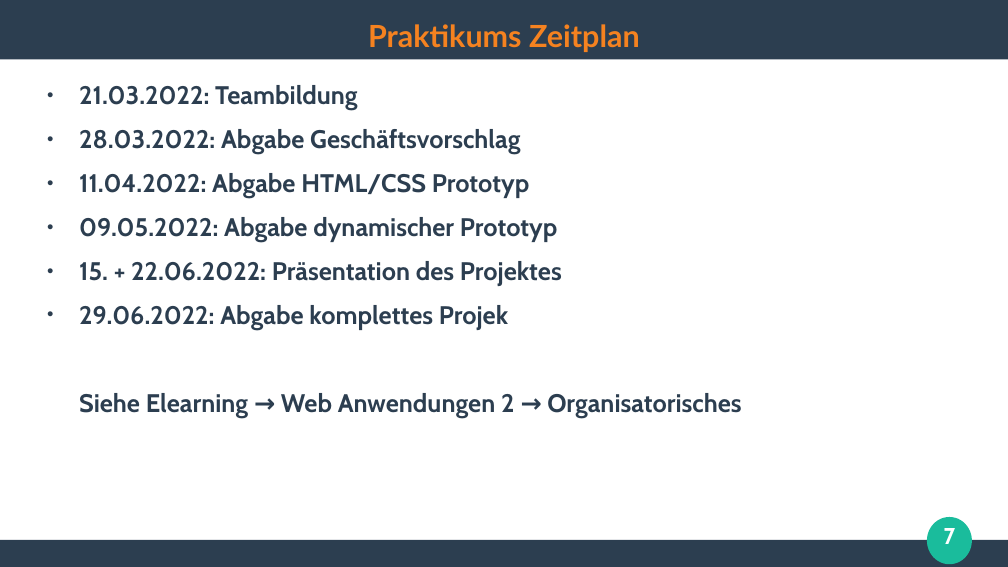
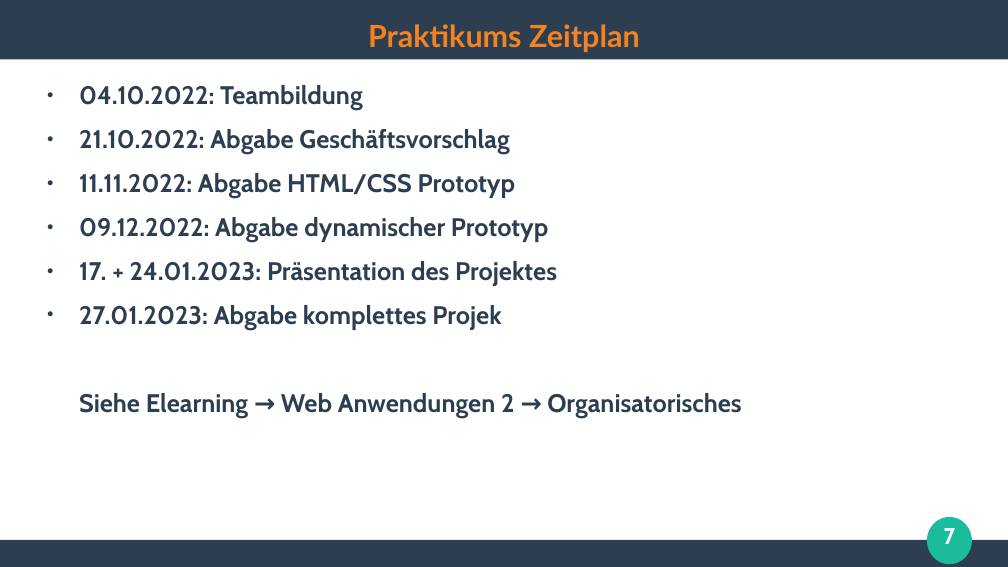
Before and after one commit to ghandmann/HS-AlbSig-WebAnwendungen2, a slide deck: slide 7 of Kapitel/00_Begruessung.odp. Drawn at 1008x567 pixels with LibreOffice and Linux fonts; fonts in the diff are those of the drawing. Boxes give left, top, right and bottom in pixels: in the first picture for what was removed or moved away, otherwise in the second. Text is boxed around its words. In the diff, an @@ line names an element or a change of style, - is before the commit and + after.

Commit message:
Update for SoSe 2022

```diff
--- a/Kapitel/00_Begruessung.odp
+++ b/Kapitel/00_Begruessung.odp
@@ text at (79, 85, 557, 330): text changed @@
-● 21.03.2022: Teambildung
-● 28.03.2022: Abgabe Geschäftsvorschlag
-● 11.04.2022: Abgabe HTML/CSS Prototyp
-● 09.05.2022: Abgabe dynamischer Prototyp
-● 15. + 22.06.2022: Präsentation des Projektes
-● 29.06.2022: Abgabe komplettes Projek
+● 04.10.2022: Teambildung
+● 21.10.2022: Abgabe Geschäftsvorschlag
+● 11.11.2022: Abgabe HTML/CSS Prototyp
+● 09.12.2022: Abgabe dynamischer Prototyp
+● 17. + 24.01.2023: Präsentation des Projektes
+● 27.01.2023: Abgabe komplettes Projek
```
